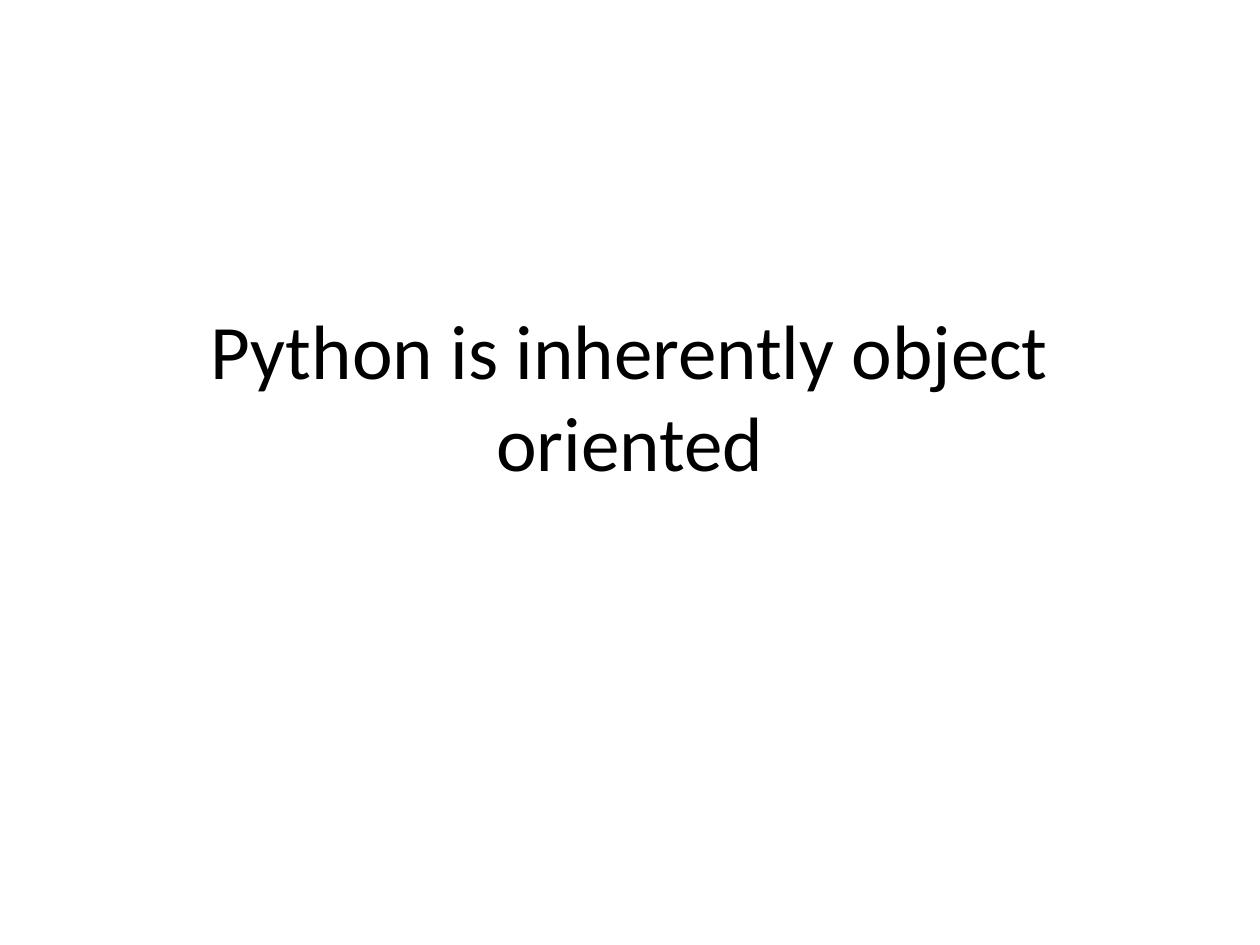
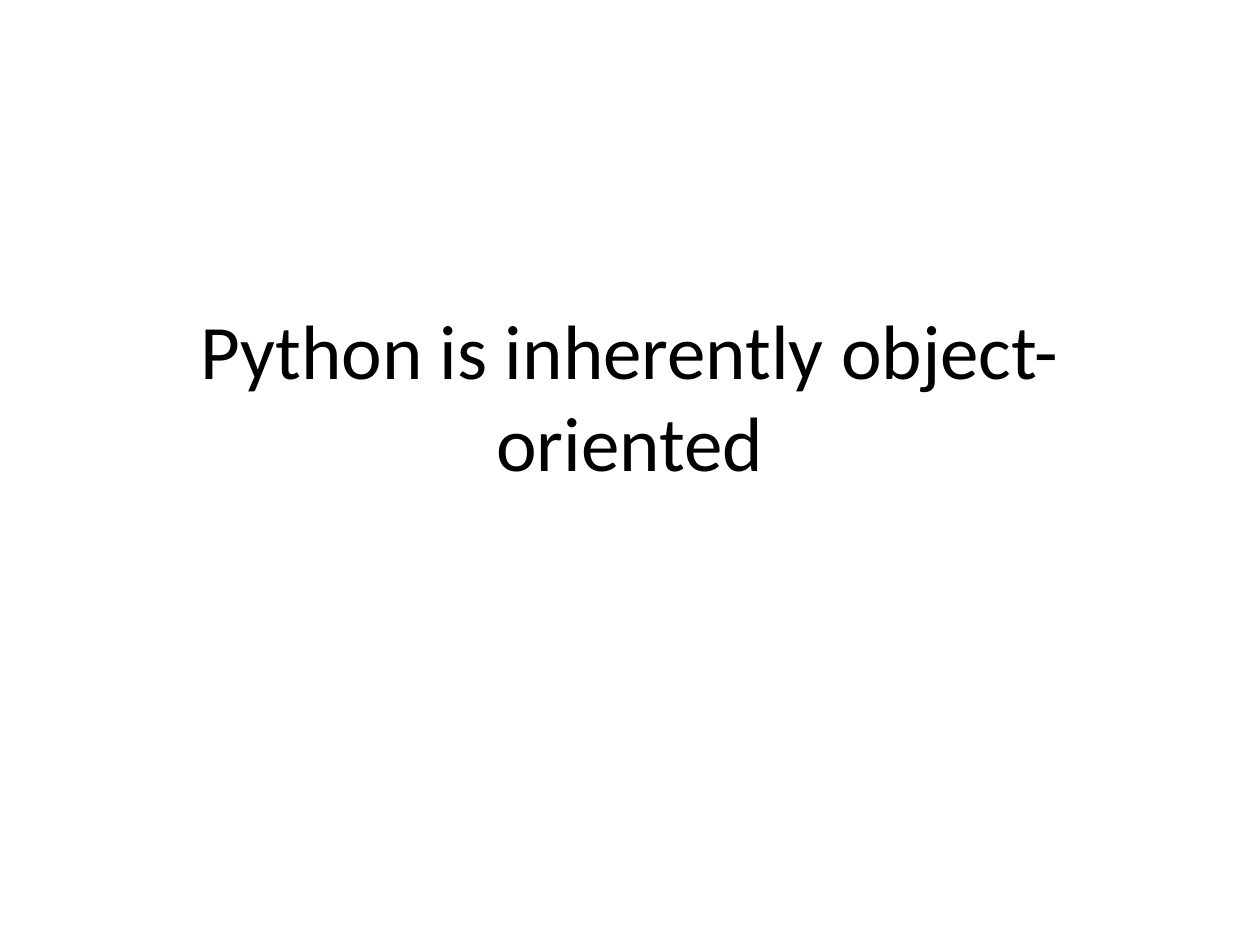
Before and after one commit to yoavram/Py4Eng, a slide deck: slide 23 of docs/Introduction to Python.pptx (slide 24 before the commit). Drawn at 1260x945 pixels with LibreOffice and Linux fonts; fonts in the diff are those of the drawing. Boxes give left, top, right and bottom in pixels: in the first picture for what was removed or moved away, otherwise in the second. Text is boxed around its words. In the diff, an @@ line names an element or a change of style, - is before the commit and + after.

```diff
--- a/docs/Introduction to Python.pptx
+++ b/docs/Introduction to Python.pptx
@@ title at (x1=200, y1=325, x2=1058, y2=472): text changed @@
-Python is inherently object oriented
+Python is inherently object-oriented
```
Also in this commit, not shown: 24 other slides changed.
